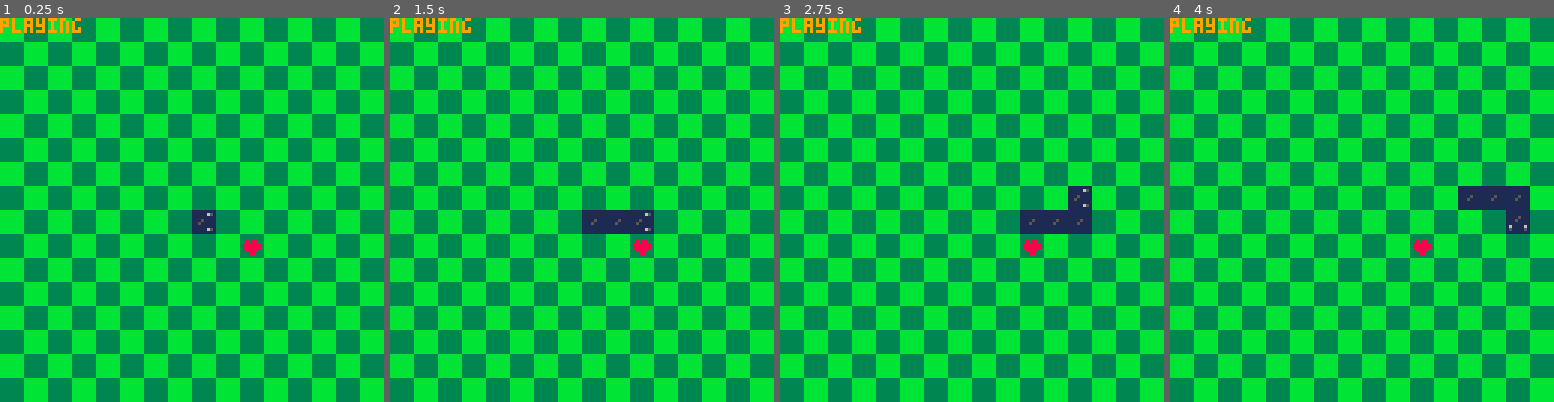
Above: before the commit, frames 1-4 (left to right).
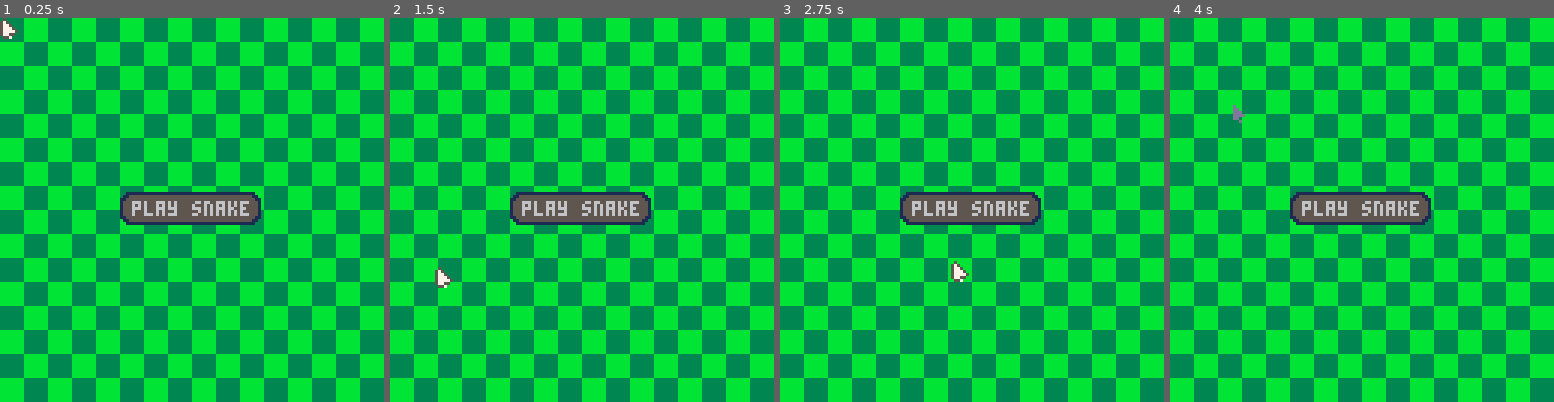
Above: after the commit, the same moments.

Repository: MounifAlzougbi/GameRepo
Game: PICO-8 cartridge snake.p8
The game is run twice, just before and just after one commit, with the same random seed, the same clock (stepped at 60 frames per second) and the same inputs.
Inputs (mouse positions are in pixels of both pictures, inside the frame that each line leads up to):
- Up to frame 1 (0.25 s): no input
- Up to frame 2 (1.5 s): click (670, 121) at 0.67 s; click (436, 267) at 1.22 s
- Up to frame 3 (2.75 s): hold Right 1.6-2.1 s; click (887, 114) at 1.77 s; hold Up 2.15-2.42 s; click (952, 259) at 2.32 s; hold Right from 2.47 s (still down)
- Up to frame 4 (4 s): click (1404, 106) at 2.87 s; release Right at 3.03 s; hold Left 3.08-3.58 s; click (1465, 256) at 3.42 s; hold Down 3.63-3.97 s; click (1231, 102) at 3.97 s

The runs differ from the first frame. In frame 1, 100% of the frame differs, in the area x 0-100%, y 0-100%; in frame 2, 100%; in frame 3, 100%; in frame 4, 100%.

Commit message:
snake-button template
completed snake and updated buttons

Diff:
--- /dev/null
+++ b/button_template.p8
@@ -0,0 +1,230 @@
+pico-8 cartridge // http://www.pico-8.com
+version 43
+__lua__
+-- mouse stuff
+
+mouse={
+	x=64,y=98,
+	just_pressed=false,
+	lock=false,
+	pressed=false,
+	target=-1,
+	tx,ty,
+	lx,ly,		--last x-y pos
+	p=64,
+
+	is_b_col=function(s,b)
+		if 	s.x<b.x+b.w
+		and	s.x>b.x
+		and s.y>b.y
+		and s.y<b.y+b.h then
+			return true
+		else return false
+		end
+	end,
+
+	init=function(s)
+		poke(0x5f2d, 1)
+	end,
+
+	update=function(self)
+		self.just_pressed=false
+		self.x=stat(32)
+		self.y=stat(33)
+		if (stat(34)==1) then
+			self.pressed=true
+			self.p=65
+			elseif (stat(34)==0)
+			and self.pressed==true then
+				self.pressed=false
+				self.just_pressed=true
+				self.lx=self.x
+				self.ly=self.y
+				self.p=64
+		end
+	end,
+
+	draw=function(s)
+		spr(s.p,mouse.x,mouse.y)
+	end
+}
+
+-->8
+-- button stuff
+
+flags={
+	flg={
+	['depth>255']=false,
+	['hash']=0,
+	['score']=0,
+	['depth']=0,
+	['flags']=0
+	},
+
+	draw=function(s)
+		local y=0
+		local x=0
+		for f,s in pairs(s.flg) do
+			if s==true or s!=0 then
+				print(f.." = "..tostr(s),x,y,9)
+				y-=8
+			end
+		end
+	end
+}
+
+function button_pressed(arg)
+	if arg=='play' then
+		game.state='snake'
+	elseif arg=='reset' then
+		extcmd(arg)
+	end
+end
+
+function button_init()
+	gb={}	-- global button array
+
+	button={
+		cx,cy,	-- center x,y
+		str,cstr=6,	-- str clr
+		x1,y1,w,h,
+		x_off=1,y_off=4,--rrect ofset
+		r=2,c1=5,c2=1,c3=1,	--c1 main button clr,c2 outline clr, c3 def clr
+		cmo=2,--clr m_over
+		px,py, -- print x,y
+		br_off=1,	--back rect
+		arg,--passed as arg when pressed
+		scene='menu',	--when apear?
+
+		new=function(s,tbl)
+			tbl=tbl or {}
+			setmetatable(tbl,{
+			__index=s
+			})
+			return tbl
+		end,
+
+		init=function(s)
+			s.x1=(s.cx-#s.str*2)-1-s.r
+			s.y1=s.cy-s.r-s.y_off
+			s.w1=#s.str*4+s.r*2+s.x_off
+			s.h1=s.y_off*2+1
+
+			s.x=s.x1-s.br_off
+			s.y=s.y1-s.br_off
+			s.w=s.w1+s.br_off*2
+			s.h=s.h1+s.br_off*2
+
+			s.py=s.cy-s.y_off
+			s.px=s.cx-(#s.str*2)
+		end,
+
+		update=function(s,mouse)
+			local mouse_coll=mouse:is_b_col(s)
+			if mouse_coll then
+				s.c2=s.cmo
+			else
+				s.c2=s.c3
+			end
+			if mouse.just_pressed
+			and mouse_coll then
+				button_pressed(s.arg)
+			end
+		end,
+
+		draw=function(s)
+			rrectfill(s.x,s.y,
+			s.w,s.h,s.r,s.c2)
+			rrectfill(s.x1,s.y1,
+			s.w1,s.h1,s.r,s.c1)
+			print(s.str,s.px,s.py,s.cstr)
+		end
+
+	}
+
+	add(gb,button:new({
+		cx=64,cy=65,--center x,y
+		str='play snake',
+		arg='play'}))--button use
+
+	for button in all(gb) do
+		button:init()
+	end
+
+end
+
+function button_update(scene)
+	for button in all(gb) do
+		if scene==button.scene then
+			button:update(mouse)
+		end
+	end
+end
+
+function button_draw(scene)
+	for button in all(gb) do
+		if scene==button.scene then
+			button:draw()
+		end
+	end
+end
+-->8
+-- game loop
+
+function _init()
+	button_init()
+	mouse:init()
+end
+
+function _update60()
+	button_update()
+	mouse:update()
+end
+
+function _draw()
+	cls()
+	button_draw()
+	mouse:draw()
+	print(flg,0,0,9)
+end
+…(41 lines of a section not shown)…
--- a/snake.p8
+++ b/snake.p8
@@ -1,7 +1,55 @@
 pico-8 cartridge // http://www.pico-8.com
 version 43
 __lua__
--- map
+-- mouse stuff/map
+
+mouse={
+	x=64,y=98,
+	just_pressed=false,
+	lock=false,
+	pressed=false,
+	target=-1,
+	tx,ty,
+	lx,ly,		--last x-y pos
+	p=62,
+
+	is_b_col=function(s,b)
+		if 	s.x<b.x+b.w
+		and	s.x>b.x
+		and s.y>b.y
+		and s.y<b.y+b.h then
+			return true
+		else return false
+		end
+	end,
+
+	init=function(s)
+		poke(0x5f2d, 1)
+	end,
+
+	update=function(self)
+		self.just_pressed=false
+		self.x=stat(32)
+		self.y=stat(33)
+		if (stat(34)==1) then
+			self.pressed=true
+			self.p=63
+			elseif (stat(34)==0)
+			and self.pressed==true then
+				self.pressed=false
+				self.just_pressed=true
+				self.lx=self.x
+				self.ly=self.y
+				self.p=62
+		end
+	end,
+
+	draw=function(s)
+		spr(s.p,mouse.x,mouse.y)
+	end
+}
+
+-- @map
 
 function map_draw()
 	for c=1,16 do
@@ -54,7 +102,7 @@
 -- @snake init
 function snake_init()
 	game={
-		state='playing'
+		state='menu'
 	}
 
 	pos={
@@ -95,6 +143,10 @@
 		end,
 
 		update=function(s)
+
+			if s.length>15*15 then
+				game.state='won'
+			end
 
 			if s.dir=='right' then
 				s.x+=s.speed
@@ -253,26 +305,175 @@
 
 end
 -->8
---
+-- button stuff
+
+flags={
+	flg={
+	['depth>255']=false,
+	['hash']=0,
+	['score']=0,
+	['depth']=0,
+	['flags']=0
+	},
+
+	draw=function(s)
+		local y=0
+		local x=0
+		for f,s in pairs(s.flg) do
+			if s==true or s!=0 then
+				print(f.." = "..tostr(s),x,y,9)
+				y-=8
+			end
+		end
+	end
+}
+
+function button_pressed(arg)
+	if arg=='play' then
+		game.state='snake'
+	elseif arg=='reset' then
+		extcmd(arg)
+	end
+end
+
+function button_init()
+	gb={}	-- global button array
+
+	button={
+		cx,cy,	-- center x,y
+		str,cstr=6,	-- str clr
+		x1,y1,w,h,
+		x_off=1,y_off=4,--rrect ofset
+		r=2,c1=5,c2=1,c3=1,	--c1 main button clr,c2 outline clr, c3 def clr
+		cmo=2,--clr m_over
+		px,py, -- print x,y
+		br_off=1,	--back rect
+		arg,--passed as arg when pressed
+		scene='menu',	--when apear?
+
+		new=function(s,tbl)
+			tbl=tbl or {}
+			setmetatable(tbl,{
+			__index=s
+			})
+			return tbl
+		end,
+
+		init=function(s)
+			s.x1=(s.cx-#s.str*2)-1-s.r
+			s.y1=s.cy-s.r-s.y_off
+			s.w1=#s.str*4+s.r*2+s.x_off
+			s.h1=s.y_off*2+1
+
+			s.x=s.x1-s.br_off
+			s.y=s.y1-s.br_off
+			s.w=s.w1+s.br_off*2
+			s.h=s.h1+s.br_off*2
+
+			s.py=s.cy-s.y_off
+			s.px=s.cx-(#s.str*2)
+		end,
+
+		update=function(s,mouse)
+			local mouse_coll=mouse:is_b_col(s)
+			if mouse_coll then
+				s.c2=s.cmo
+			else
+				s.c2=s.c3
+			end
+			if mouse.just_pressed
+			and mouse_coll then
+				button_pressed(s.arg)
+			end
+		end,
+
+		draw=function(s)
+			rrectfill(s.x,s.y,
+			s.w,s.h,s.r,s.c2)
+			rrectfill(s.x1,s.y1,
+			s.w1,s.h1,s.r,s.c1)
+			print(s.str,s.px,s.py,s.cstr)
+		end
+
+	}
+
+	add(gb,button:new({
+		cx=64,cy=65,--center x,y
+		str='play snake',
+		arg='play'}))--button use
+
+	for button in all(gb) do
+		button:init()
+	end
+
+end
+
+function button_update(scene)
+	for button in all(gb) do
+		if scene==button.scene then
+			button:update(mouse)
+		end
+	end
+end
+
+function button_draw(scene)
+	for button in all(gb) do
+		if scene==button.scene then
+			button:draw()
+		end
+	end
+end
 -->8
 -- game loop
 
 function _init()
 	snake_init()
+	button_init()
+	mouse:init()
 end
 
 function _update()
-	if game.state!='loss' then
+	if game.state=='menu' then
+		button_update('menu')
+		mouse:update()
+	elseif game.state=='snake' then
 		snake_update()
 	end
 end
 
 function _draw()
 	cls()
-	map_draw()
-	snake_draw()
-	print(game.state,9)
-end
+	if game.state=='menu' then
+		map_draw()
+		button_draw('menu')
+		mouse:draw()
+	elseif game.state=='snake' then
+		map_draw()
+		snake_draw()
+	elseif game.state=='won'
+	or game.state=='loss' then
+		add(gb,button:new({
+		cx=64,cy=64,--center x,y
+		str='reset cart',
+		arg='reset'}))--button use
+	end
+--	print(game.state,9)
+end
+…(15 lines of a section not shown)…
 
 
 
Not shown, changed: 40 lines of the sprite sheet (__gfx__) section of button_template.p8
Not shown, changed: 23 lines of the sprite sheet (__gfx__) section of snake.p8
